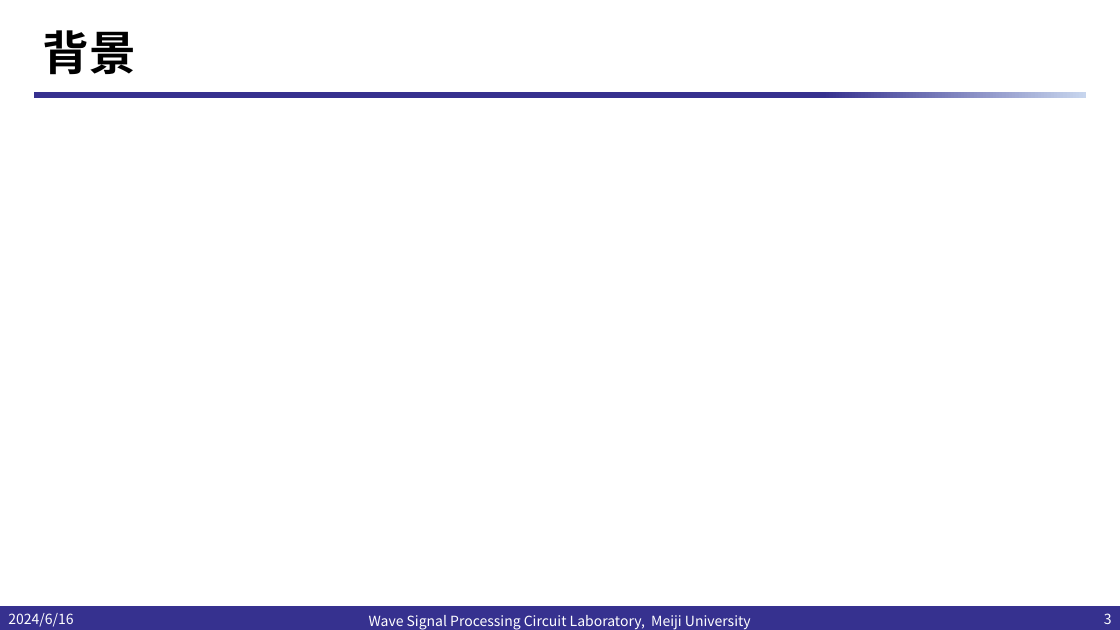
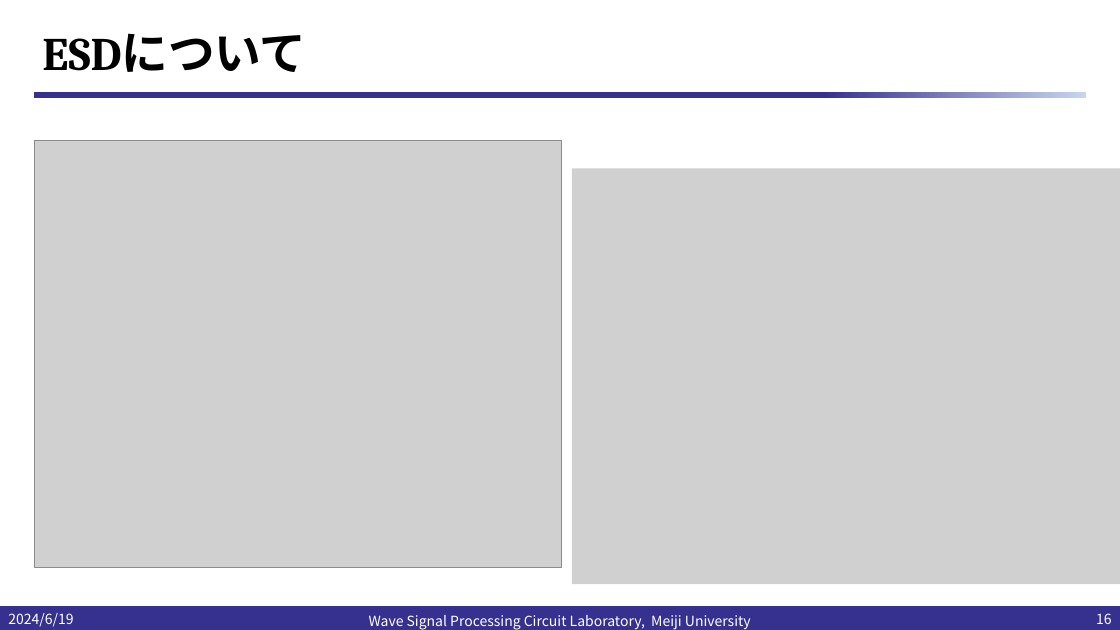
Before and after one commit to kjm-desktop10400/reserch, a slide deck: slide 16 of IHP_2024/20240620/TIAの小信号等価回路による.pptx (slide 3 before the commit). Drawn at 1120x630 pixels with LibreOffice and Linux fonts; fonts in the diff are those of the drawing; grey boxes stand for pictures; background and template pictures are left out. Boxes give left, top, right and bottom in pixels: in the first picture for what was removed or moved away, otherwise in the second. Text is boxed around its words. In the diff, an @@ line names an element or a change of style, - is before the commit and + after.

```diff
--- a/IHP_2024/20240620/TIAの小信号等価回路による.pptx
+++ b/IHP_2024/20240620/TIAの小信号等価回路による.pptx
@@ title at bbox=[42, 33, 306, 72]: text changed @@
-背景
+ESDについて
@@ picture added at bbox=[34, 141, 562, 568] @@
@@ picture added at bbox=[572, 169, 1120, 585] @@
@@ text at bbox=[8, 613, 73, 627]: text changed @@
-2024/6/16
+2024/6/19
@@ page number at bbox=[1096, 613, 1112, 624]: text changed @@
-3
+16
```
Also in this commit, not shown: 10 other slides changed, 5 slides added, 3 other files.
